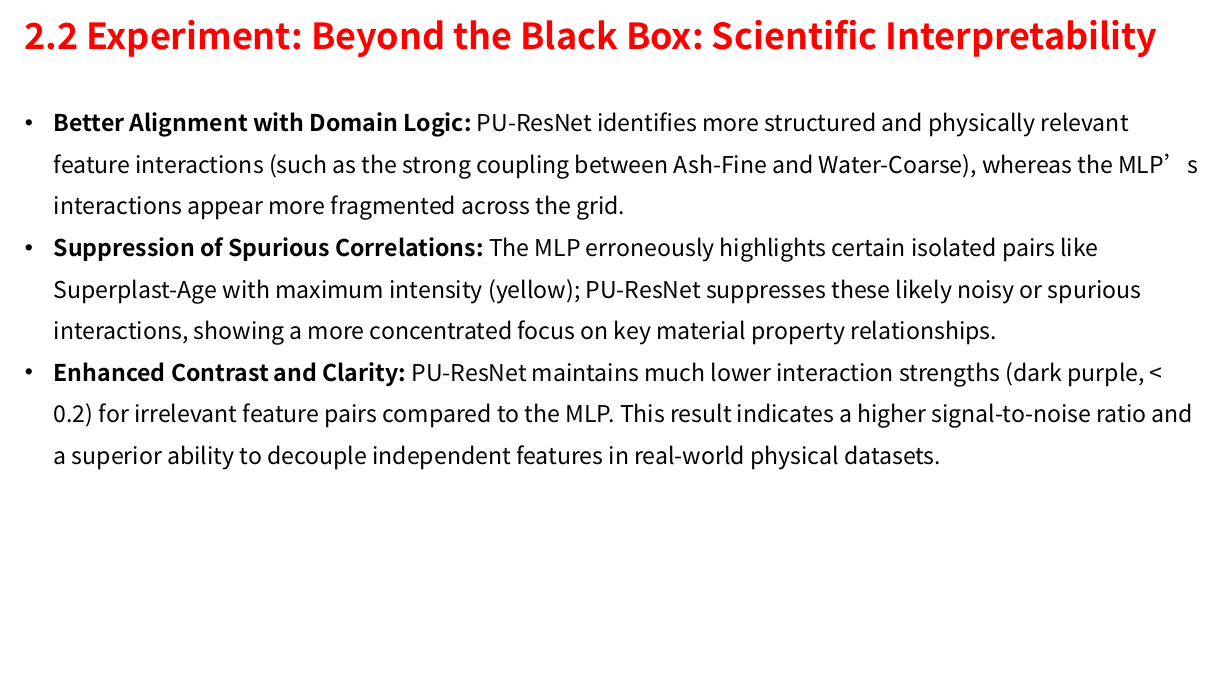
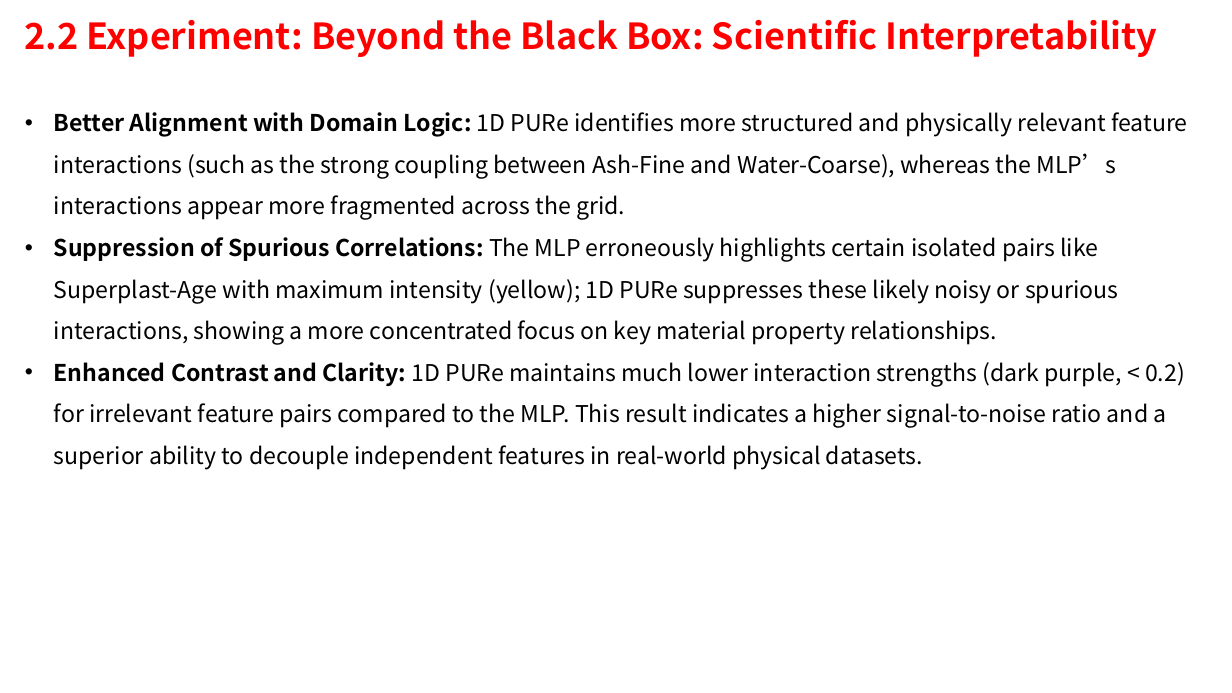
Before and after one commit to ziyuan-li/1d_pure, a slide deck: slide 16 of 1DPURe.pptx. Drawn at 1232x693 pixels with LibreOffice and Linux fonts; fonts in the diff are those of the drawing. Boxes give left, top, right and bottom in pixels: in the first picture for what was removed or moved away, otherwise in the second. Text is boxed around its words. In the diff, an @@ line names an element or a change of style, - is before the commit and + after.

```diff
--- a/1DPURe.pptx
+++ b/1DPURe.pptx
@@ text at [54,112,1188,470]: text changed @@
-• Better Alignment with Domain Logic: PU-ResNet identifies more structured and physically relevant feature interactions (such as the strong coupling between Ash-Fine and Water-Coarse), whereas the MLP’s interactions appear more fragmented across the grid.
-• Suppression of Spurious Correlations: The MLP erroneously highlights certain isolated pairs like Superplast-Age with maximum intensity (yellow); PU-ResNet suppresses these likely noisy or spurious interactions, showing a more concentrated focus on key material property relationships.
-• Enhanced Contrast and Clarity: PU-ResNet maintains much lower interaction strengths (dark purple, < 0.2) for irrelevant feature pairs compared to the MLP. This result indicates a higher signal-to-noise ratio and a superior ability to decouple independent features in real-world physical datasets.
+• Better Alignment with Domain Logic: 1D PURe identifies more structured and physically relevant feature interactions (such as the strong coupling between Ash-Fine and Water-Coarse), whereas the MLP’s interactions appear more fragmented across the grid.
+• Suppression of Spurious Correlations: The MLP erroneously highlights certain isolated pairs like Superplast-Age with maximum intensity (yellow); 1D PURe suppresses these likely noisy or spurious interactions, showing a more concentrated focus on key material property relationships.
+• Enhanced Contrast and Clarity: 1D PURe maintains much lower interaction strengths (dark purple, < 0.2) for irrelevant feature pairs compared to the MLP. This result indicates a higher signal-to-noise ratio and a superior ability to decouple independent features in real-world physical datasets.
```
Also in this commit, not shown: 8 other slides changed, 11 slides added, 1 other file.
